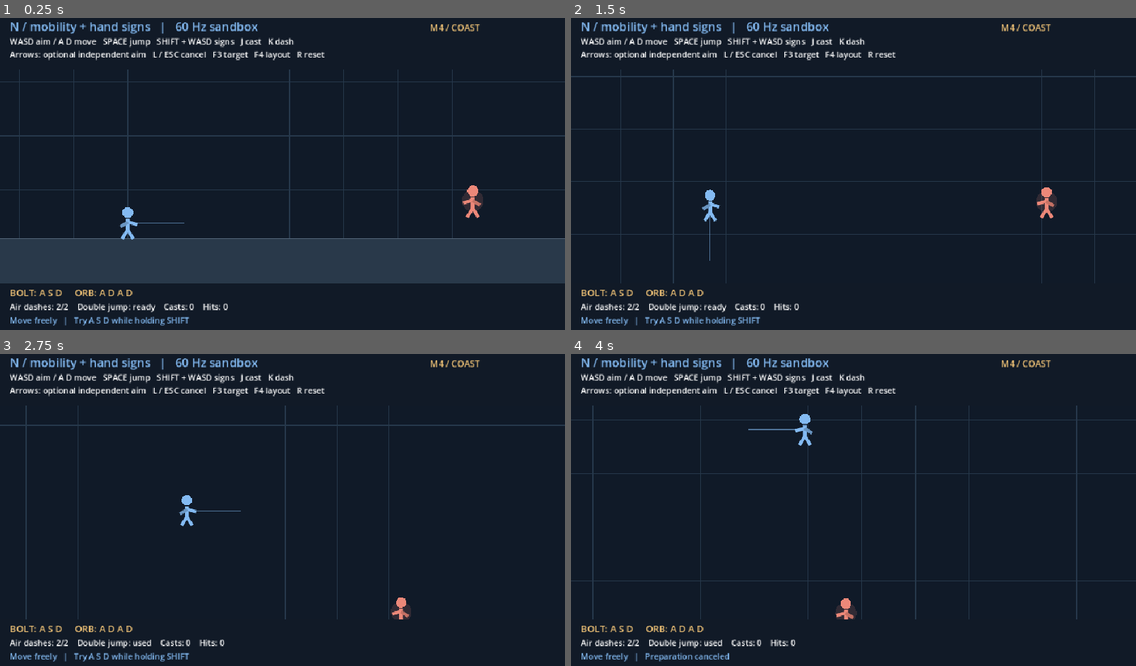
Above: before the commit, frames 1-4 (two rows, left to right).
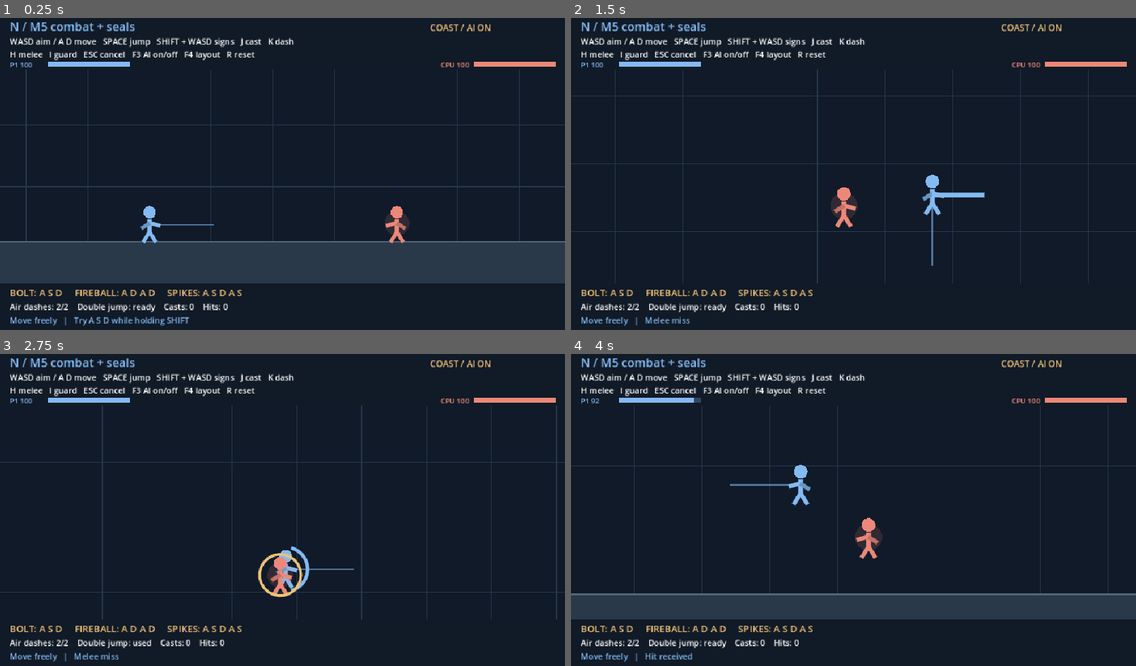
Above: after the commit, the same moments.

Repository: Mefits/Project-N
Game: Godot game, scene res://lab/mobility_signs/mobility_signs.tscn
The game is run twice, just before and just after one commit, with the same random seed, the same clock (stepped at 60 frames per second) and the same inputs.
Inputs:
- Up to frame 1 (0.25 s): no input
- Up to frame 2 (1.5 s): tap Enter at 0.5 s; hold D 0.53-1.28 s; tap J at 0.6 s; tap Space at 0.77 s; tap H at 0.8, 1.35 s; hold S from 1.28 s (still down)
- Up to frame 3 (2.75 s): tap Space at 1.52 s; tap I at 1.55 s; release S at 2.03 s; hold D from 2.03 s (still down); hold I from 2.03 s (still down); tap Shift at 2.3 s
- Up to frame 4 (4 s): release D at 2.78 s; release I at 2.78 s; hold W 2.78-3.53 s; tap Shift at 2.85 s; tap Space at 3.02, 3.77 s; tap L at 3.05, 3.6 s; hold A from 3.53 s (still down); tap F at 3.8 s

The runs differ from the first frame. In frame 1, 7.4% of the frame differs, in the area x 0-100%, y 1-90%; in frame 2, 7.0%; in frame 3, 6.2%; in frame 4, 14%, in the area x 0-100%, y 1-99%.

Commit message:
N M5: active sparring dummy, basic combat, prefix-safe seals and ground spikes

Diff:
--- a/lab/mobility_signs/mobility_signs.gd
+++ b/lab/mobility_signs/mobility_signs.gd
@@ -10,7 +10,11 @@
 const COAST_GROUND := 660.0
 const COAST_AIR := 120.0
 const READY_TIME := 8.0
-const RECIPES := {"ASD": "Bolt", "ADAD": "Orb"}
+const RECIPES := {"ASD": "Bolt", "ADAD": "Orb", "ASDAS": "Spikes"}
+const MELEE_RANGE := 76.0
+const SPIKE_HEIGHT := 108.0
+const SPIKE_WIDTH := 190.0
+const MAX_HP := 100
 const BLUE := Color("#83baf2")
 const GOLD := Color("#efc276")
 const RED := Color("#ec8879")
@@ -31,6 +35,22 @@
 var prepared_spell := ""
 var ready_left := 0.0
 var moving_target := true
+var hp := MAX_HP
+var enemy_hp := MAX_HP
+var enemy_vel := Vector2.ZERO
+var enemy_grounded := true
+var enemy_hurt := 0.0
+var hurt := 0.0
+var melee_left := 0.0
+var enemy_attack_left := 0.0
+var enemy_cooldown := 0.0
+var enemy_facing := -1.0
+var facing := 1.0
+var attack_requested := false
+var guarding := false
+var melee_facing := 1.0
+var spikes: Array[Dictionary] = []
+var blocks := 0
 var shots: Array[Dictionary] = []
 var hits := 0
 var casts := 0
@@ -60,8 +80,16 @@
 		sign_done = false
 		sequence = ""
 	elif not down:
+		if signing and not sign_done and RECIPES.has(sequence):
+			_prepare(String(RECIPES[sequence]))
 		signing = false
 		sequence = ""
+
+func _prepare(spell: String) -> void:
+	prepared_spell = spell
+	ready_left = READY_TIME
+	sign_done = true
+	_notice(spell + " ready - J to release")
 
 func _seal_key() -> int:
 	return KEY_SHIFT
@@ -102,27 +130,31 @@
 					prepared_spell = ""
 					ready_left = 0.0
 				sequence += letter
+				var longer := false
+				for recipe in RECIPES:
+					if String(recipe).length() > sequence.length() and String(recipe).begins_with(sequence):
+						longer = true
 				if RECIPES.has(sequence):
-					prepared_spell = RECIPES[sequence]
-					ready_left = READY_TIME
-					sign_done = true
-					_notice(prepared_spell + " ready - J to release")
-				else:
-					var prefix := false
-					for recipe in RECIPES:
-						if String(recipe).begins_with(sequence):
-							prefix = true
-					if not prefix:
-						_notice("Wrong seal - try again")
-						sequence = ""
+					if not longer:
+						_prepare(String(RECIPES[sequence]))
+					else:
+						_notice("Release SHIFT for Bolt, or continue A S")
+				elif not longer:
+					_notice("Wrong seal - try again")
+					sequence = ""
 			return
 		match k:
 			KEY_SPACE: _space_press()
 			KEY_K: dash_requested = true
-			KEY_J: cast_requested = true
-			KEY_L: _cancel()
+			KEY_J:
+				if signing and not sign_done and RECIPES.has(sequence):
+					_prepare(String(RECIPES[sequence]))
+				cast_requested = true
+			KEY_H: attack_requested = true
 			KEY_F3:
 				moving_target = not moving_target
+				enemy_vel = Vector2.ZERO
+				enemy_attack_left = 0.0
 			KEY_F4:
 				layout = (layout + 1) % LAYOUTS.size()
 				_seal_modifier(false)
@@ -155,6 +187,22 @@
 	air_dashes = 2
 	air_jump = true
 	shots.clear()
+	spikes.clear()
+	hp = MAX_HP
+	enemy_hp = MAX_HP
+	target = Vector2(1250, FLOOR - 30)
+	enemy_vel = Vector2.ZERO
+	enemy_grounded = true
+	enemy_hurt = 0.0
+	hurt = 0.0
+	melee_left = 0.0
+	enemy_attack_left = 0.0
+	enemy_cooldown = 0.0
+	enemy_facing = -1.0
+	facing = 1.0
+	guarding = false
+	attack_requested = false
+	blocks = 0
 	hits = 0
 	casts = 0
 	clock = 0.0
@@ -204,7 +252,13 @@
 	return true
 
 func _step(dt: float) -> void:
+	if hp <= 0 or enemy_hp <= 0:
+		queue_redraw()
+		return
 	clock += dt
+	hurt = maxf(0.0, hurt - dt)
+	enemy_hurt = maxf(0.0, enemy_hurt - dt)
+	melee_left = maxf(0.0, melee_left - dt)
 	message_left = maxf(0.0, message_left - dt)
 	dash_cooldown = maxf(0.0, dash_cooldown - dt)
 	if not prepared_spell.is_empty():
@@ -213,15 +267,25 @@
 			prepared_spell = ""
 			_notice("Technique expired")
 	_update_aim()
-	var move_x := 0.0 if signing else _axis()
+	if absf(aim.x) > 0.05:
+		facing = signf(aim.x)
+	guarding = Input.is_physical_key_pressed(KEY_I) and hurt <= 0.0 and melee_left <= 0.0 and dash_left <= 0.0
+	var move_x := 0.0 if signing or guarding or hurt > 0.0 else _axis()
+	if attack_requested:
+		if not guarding and hurt <= 0.0 and melee_left <= 0.0:
+			_melee()
+		attack_requested = false
 	if jump_requested:
-		_try_jump(move_x)
+		if hurt <= 0.0 and not guarding:
+			_try_jump(move_x)
 		jump_requested = false
 	if dash_requested:
-		_start_dash(aim)
+		if hurt <= 0.0 and not guarding:
+			_start_dash(aim)
 		dash_requested = false
 	if cast_requested:
-		_cast()
+		if hurt <= 0.0 and not guarding:
+			_cast()
 		cast_requested = false
 	if dash_left > 0.0:
 		dash_left = maxf(0.0, dash_left - dt)
@@ -251,10 +315,8 @@
 			dash_left = 0.0
 	else:
 		grounded = false
-	if moving_target:
-		target = Vector2(1350.0 + sin(clock * 0.73) * 520.0, FLOOR - 30.0 - pow(maxf(0.0, sin(clock * 1.3)), 1.5) * 245.0)
-	else:
-		target = Vector2(1350, FLOOR - 30)
+	_update_enemy(dt)
+	_update_spikes(dt)
 	for i in range(shots.size() - 1, -1, -1):
 		var s: Dictionary = shots[i]
 		var old: Vector2 = s["p"]
@@ -262,8 +324,7 @@
 		s["p"] = next
 		s["life"] -= dt
 		if Geometry2D.get_closest_point_to_segment(target, old, next).distance_to(target) <= float(s["r"]) + 20.0:
-			hits += 1
-			_notice("Hit!  " + str(hits))
+			_hit_enemy(int(s["damage"]), Vector2(s["v"]).normalized() * 270.0 + Vector2(0, -65))
 			shots.remove_at(i)
 		elif s["life"] <= 0.0 or next.x < 0 or next.x > WORLD_W or next.y < 0 or next.y > FLOOR:
 			shots.remove_at(i)
@@ -275,6 +336,99 @@
 	zoom = lerpf(zoom, wanted_zoom, minf(dt * 5.0, 1.0))
 	camera = camera.lerp(focus, minf(dt * 6.0, 1.0))
 	queue_redraw()
+
+func _melee() -> void:
+	melee_left = 0.32
+	melee_facing = facing
+	var delta := target - _center()
+	if delta.length() <= MELEE_RANGE and delta.x * melee_facing >= -10.0:
+		_hit_enemy(9, Vector2(melee_facing * 300.0, -155.0))
+	else:
+		_notice("Melee miss")
+
+func _hit_enemy(damage: int, impulse: Vector2) -> void:
+	if enemy_hp <= 0:
+		return
+	enemy_hp = maxi(0, enemy_hp - damage)
+	enemy_hurt = 0.24
+	enemy_vel = impulse
+	enemy_grounded = false
+	enemy_attack_left = 0.0
+	enemy_cooldown = 0.4
+	hits += 1
+	_notice("Hit!  " + str(hits))
+
+func _hit_player(damage: int, impulse: Vector2, source: Vector2) -> void:
+	if hp <= 0 or hurt > 0.0:
+		return
+	# Simple frontal guard, including air; no parry or resource cost.
+	if guarding and (source.x - pos.x) * facing >= -3.0:
+		blocks += 1
+		vel.x = impulse.x * 0.22
+		_notice("Blocked")
+		return
+	hp = maxi(0, hp - damage)
+	hurt = 0.23
+	dash_left = 0.0
+	melee_left = 0.0
+	vel = impulse
+	grounded = false
+	# Do not modify signing, sequence, prepared_spell or ready_left.
+	_notice("Hit received")
+
+func _update_enemy(dt: float) -> void:
+	enemy_cooldown = maxf(0.0, enemy_cooldown - dt)
+	var delta := _center() - target
+	if enemy_attack_left > 0.0:
+		var old := enemy_attack_left
+		enemy_attack_left = maxf(0.0, old - dt)
+		if old > 0.12 and enemy_attack_left <= 0.12:
+			if delta.length() <= MELEE_RANGE + 8.0 and delta.x * enemy_facing >= -10.0:
+				_hit_player(8, Vector2(enemy_facing * 330.0, -120.0), target)
+	if enemy_hurt <= 0.0:
+		if moving_target and enemy_attack_left <= 0.0:
+			if absf(delta.x) > 4.0:
+				enemy_facing = signf(delta.x)
+			if delta.length() <= MELEE_RANGE and enemy_cooldown <= 0.0:
+				enemy_attack_left = 0.30
+				enemy_cooldown = 0.95
+				enemy_vel.x = 0.0
+			else:
+				var desired := enemy_facing * 345.0 if absf(delta.x) > 42.0 else 0.0
+				enemy_vel.x = move_toward(enemy_vel.x, desired, 1700.0 * dt)
+				if enemy_grounded and delta.y < -95.0:
+					enemy_vel.y = JUMP * 0.94
+					enemy_grounded = false
+		else:
+			enemy_vel.x = move_toward(enemy_vel.x, 0.0, 1300.0 * dt)
+	else:
+		enemy_vel.x = move_toward(enemy_vel.x, 0.0, 200.0 * dt)
+	if not enemy_grounded:
+		enemy_vel.y += GRAVITY * dt
+	target += enemy_vel * dt
+	target.x = clampf(target.x, 24.0, WORLD_W - 24.0)
+	if target.y >= FLOOR - 30.0:
+		target.y = FLOOR - 30.0
+		enemy_vel.y = 0.0
+		enemy_grounded = true
+	elif target.y < 32.0:
+		target.y = 32.0
+		enemy_vel.y = maxf(enemy_vel.y, 0.0)
+
+func _update_spikes(dt: float) -> void:
+	for i in range(spikes.size() - 1, -1, -1):
+		var s: Dictionary = spikes[i]
+		s["age"] += dt
+		var age: float = s["age"]
+		if age >= 0.65:
+			spikes.remove_at(i)
+			continue
+		if age >= 0.22 and age < 0.48 and not s["hit"]:
+			var area := Rect2(float(s["x"]), FLOOR - SPIKE_HEIGHT, SPIKE_WIDTH, SPIKE_HEIGHT)
+			if area.grow(18.0).has_point(target):
+				s["hit"] = true
+				_hit_enemy(20, Vector2(float(s["dir"]) * 170.0, -420.0))
+		spikes[i] = s
 
 func _start_dash(d: Vector2) -> bool:
 	if dash_cooldown > 0.0 or dash_left > 0.0 or (not grounded and air_dashes <= 0):
@@ -298,8 +452,12 @@
 	prepared_spell = ""
 	ready_left = 0.0
 	casts += 1
-	var orb := spell == "Orb"
-	shots.append({"p":_center() + aim * 28.0, "v":aim * (610.0 if orb else 1250.0), "r":24.0 if orb else 9.0, "life":2.8 if orb else 1.8, "c":GOLD if orb else BLUE})
+	if spell == "Spikes":
+		var edge := pos.x + (35.0 if facing > 0 else -35.0 - SPIKE_WIDTH)
+		spikes.append({"x":clampf(edge, 0.0, WORLD_W - SPIKE_WIDTH), "dir":facing, "age":0.0, "hit":false})
+	else:
+		var orb := spell == "Orb"
+		shots.append({"p":_center() + aim * (40.0 if orb else 28.0), "v":aim * (488.0 if orb else 1250.0), "r":36.0 if orb else 9.0, "life":2.8 if orb else 1.8, "c":GOLD if orb else BLUE, "damage":16 if orb else 8})
 	_notice(spell + " released")
 
 func _label(at: Vector2, value: String, size: int = 14, color: Color = Color.WHITE) -> void:
@@ -326,8 +484,25 @@
 	draw_line(Vector2(0, FLOOR), Vector2(WORLD_W, FLOOR), Color("#7890a7"), 2.0)
 	draw_rect(Rect2(0, 0, WORLD_W, FLOOR), Color("#526477"), false, 2.0)
 	draw_line(_center(), _center() + aim * 105.0, Color(BLUE, 0.55), 2.0)
-	_fighter(pos, BLUE, 1.0 if aim.x >= 0 else -1.0)
-	_fighter(target + Vector2(0, 30), RED, -1.0 if pos.x < target.x else 1.0)
+	_fighter(pos, BLUE.lightened(0.4) if hurt > 0 else BLUE, facing)
+	_fighter(target + Vector2(0, 30), RED.lightened(0.4) if enemy_hurt > 0 else RED, enemy_facing)
+	if guarding:
+		draw_arc(_center(), 34.0, -1.3 if facing > 0 else 1.84, 1.3 if facing > 0 else 4.44, 22, BLUE, 4.0, true)
+	if melee_left > 0.20:
+		draw_line(_center(), _center() + Vector2(melee_facing * MELEE_RANGE, 0), BLUE, 6.0, true)
+	if enemy_attack_left > 0.0:
+		draw_arc(target, 32.0, 0.0, TAU, 24, GOLD if enemy_attack_left > 0.12 else RED, 3.0, true)
+		if enemy_attack_left <= 0.12:
+			draw_line(target, target + Vector2(enemy_facing * MELEE_RANGE, 0), RED, 6.0, true)
+	for s in spikes:
+		var x: float = s["x"]
+		var age: float = s["age"]
+		draw_rect(Rect2(x, FLOOR - 5.0, SPIKE_WIDTH, 5.0), GOLD)
+		if age >= 0.22:
+			var h := SPIKE_HEIGHT * clampf((age - 0.22) / 0.065, 0.0, 1.0) * clampf((0.65 - age) / 0.17, 0.0, 1.0)
+			for i in range(5):
+				var sx := x + 38.0 * i
+				draw_colored_polygon(PackedVector2Array([Vector2(sx, FLOOR), Vector2(sx + 20.0, FLOOR - h * (0.8 + 0.2 * (i % 2))), Vector2(sx + 38.0, FLOOR)]), Color("#b4a087"))
 	draw_circle(target, 20, Color(RED, 0.15))
 	for s in shots:
 		draw_circle(s["p"], s["r"], s["c"])
@@ -344,13 +519,22 @@
 		draw_rect(Rect2(bar, Vector2(84.0 * ready_left / READY_TIME, 5)), GOLD)
 	draw_set_transform(Vector2.ZERO)
 	draw_rect(Rect2(0, 0, dims.x, 90), Color("#111a27"))
-	_label(Vector2(16, 24), "N / mobility + hand signs   |   60 Hz sandbox", 20, BLUE)
+	_label(Vector2(16, 24), "N / M5 combat + seals", 20, BLUE)
 	_label(Vector2(16, 47), "WASD aim / A D move   SPACE jump   SHIFT + WASD signs   J cast   " + LAYOUTS[layout], 14)
-	_label(Vector2(16, 69), "Arrows: optional independent aim   L / ESC cancel   F3 target   F4 layout   R reset", 14)
-	_label(Vector2(dims.x - 230, 24), "M4 / COAST", 15, GOLD)
+	_label(Vector2(16, 69), "H melee   I guard   ESC cancel   F3 AI on/off   F4 layout   R reset", 14)
+	_label(Vector2(dims.x - 230, 24), "COAST / " + ("AI ON" if moving_target else "AI OFF"), 15, GOLD)
+	var hp_width := 140.0
+	_label(Vector2(16, 86), "P1 %d" % hp, 12, BLUE)
+	draw_rect(Rect2(80, 76, hp_width, 9), Color("#34485c"))
+	draw_rect(Rect2(80, 76, hp_width * hp / MAX_HP, 9), BLUE)
+	_label(Vector2(dims.x - 212, 86), "CPU %d" % enemy_hp, 12, RED)
+	draw_rect(Rect2(dims.x - 156, 76, hp_width, 9), Color("#34485c"))
+	draw_rect(Rect2(dims.x - 156, 76, hp_width * enemy_hp / MAX_HP, 9), RED)
+	if hp <= 0 or enemy_hp <= 0:
+		_label(dims * 0.5 - Vector2(90, 0), ("WIN" if enemy_hp <= 0 else "DEFEAT") + " / R reset", 24, GOLD)
 	var bottom := dims.y - 86.0
 	draw_rect(Rect2(0, bottom, dims.x, 86), Color("#111a27"))
-	_label(Vector2(16, bottom + 21), "BOLT: A S D     ORB: A D A D", 16, GOLD)
+	_label(Vector2(16, bottom + 21), "BOLT: A S D     FIREBALL: A D A D     SPIKES: A S D A S", 16, GOLD)
 	_label(Vector2(16, bottom + 44), "Air dashes: %d/2    Double jump: %s    Casts: %d    Hits: %d" % [air_dashes, "ready" if air_jump else "used", casts, hits], 14)
 	var status := ("Signs: " + sequence) if signing else "Move freely"
 	if layout == 1 and not signing and prepared_spell.is_empty():
--- a/tests/mobility_signs.gd
+++ b/tests/mobility_signs.gd
@@ -23,6 +23,7 @@
 		return
 	root.add_child(lab)
 	lab.set_physics_process(false)
+	lab.moving_target = false
 	check(lab.layout == 0, "keyboard default coast")
 	lab._aim_from_keys(Vector2(1, -1), Vector2.ZERO)
 	check(lab.aim.is_equal_approx(Vector2(1, -1).normalized()), "diagonal aim")
@@ -34,8 +35,9 @@
 	key(lab, KEY_A)
 	key(lab, KEY_S)
 	key(lab, KEY_D)
-	check(lab.prepared_spell == "Bolt" and not lab.dash_requested, "Shift seals")
+	check(lab.sequence == "ASD" and lab.prepared_spell.is_empty(), "ASD is pending longer prefix")
 	key(lab, KEY_SHIFT, false)
+	check(lab.prepared_spell == "Bolt" and not lab.dash_requested, "release confirms Bolt")
 	key(lab, KEY_J)
 	check(lab.cast_requested, "J casts")
 	lab._step(1.0 / 60.0)
@@ -65,9 +67,9 @@
 	key(lab, KEY_A)
 	key(lab, KEY_S)
 	key(lab, KEY_D)
-	check(lab.prepared_spell == "Bolt", "ASD prepares Bolt")
+	key(lab, KEY_SHIFT, false)
+	check(lab.prepared_spell == "Bolt", "ASD release prepares Bolt")
 	check(is_equal_approx(lab.ready_left, 8.0), "ready duration")
-	key(lab, KEY_SHIFT, false)
 	check(not lab.signing and lab.prepared_spell == "Bolt", "release modifier preserves prepared spell")
 	lab._cast()
 	check(lab.shots.size() == 1 and lab.prepared_spell.is_empty(), "cast consumes spell")
@@ -126,5 +128,51 @@
 	lab.vel = Vector2.ZERO
 	lab._step(1.0 / 60.0)
 	check(lab.air_dashes == 2 and lab.grounded, "landing restores charges")
+	lab._reset()
+	key(lab, KEY_SHIFT)
+	key(lab, KEY_A)
+	key(lab, KEY_S)
+	key(lab, KEY_D)
+	key(lab, KEY_A)
+	key(lab, KEY_S)
+	check(lab.prepared_spell == "Spikes", "ASDAS longer sequence reachable")
+	key(lab, KEY_SHIFT, false)
+	lab.target = Vector2(lab.pos.x + 100.0, 760.0)
+	lab._cast()
+	check(lab.shots.is_empty() and lab.spikes.size() == 1, "spikes are ground hazard")
+	lab._update_spikes(0.23)
+	check(lab.enemy_hp == 80 and lab.enemy_vel.y < 0.0, "spike damage and launch")
+	lab._update_spikes(0.10)
+	check(lab.enemy_hp == 80, "spikes single hit")
+	lab._reset()
+	lab.prepared_spell = "Orb"
+	lab._cast()
+	check(lab.shots.size() == 1 and is_equal_approx(float(lab.shots[0]["r"]), 36.0) and is_equal_approx(Vector2(lab.shots[0]["v"]).length(), 488.0), "fireball size and speed")
+	lab._reset()
+	key(lab, KEY_SHIFT)
+	key(lab, KEY_A)
+	key(lab, KEY_S)
+	lab._hit_player(8, Vector2(-330,-120), lab.pos + Vector2(40,0))
+	check(lab.hp == 92 and lab.signing and lab.sequence == "AS" and lab.hurt > 0.0, "damage preserves signs")
+	key(lab, KEY_D)
+	key(lab, KEY_SHIFT, false)
+	check(lab.prepared_spell == "Bolt", "finish signs during hurt")
+	lab._reset()
+	lab.guarding = true
+	lab._hit_player(8, Vector2(-330,-120), lab.pos + Vector2(40,0))
+	check(lab.hp == 100 and lab.blocks == 1, "frontal guard")
+	lab._hit_player(8, Vector2(330,-120), lab.pos - Vector2(40,0))
+	check(lab.hp == 92, "rear hit")
+	lab._reset()
+	lab.target = lab._center() + Vector2(50,0)
+	key(lab, KEY_H)
+	lab._step(1.0 / 60.0)
+	check(lab.enemy_hp == 91 and lab.melee_left > 0.0, "melee contact")
+	lab._reset()
+	lab.moving_target = true
+	lab.target = lab._center() + Vector2(50,0)
+	for i in range(25):
+		lab._step(1.0 / 60.0)
+	check(lab.hp == 92, "AI telegraphed melee hits")
 	print("Mobility signs smoke: ", failures, " failures")
 	quit(0 if failures == 0 else 1)
Not shown, changed: docs/MOBILITY_SIGNS_EXPERIMENT.md
